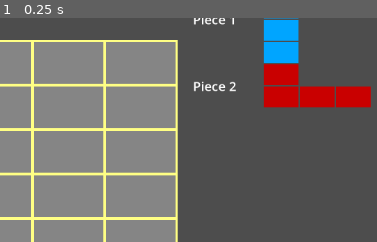
Above: before the commit, frame 1.
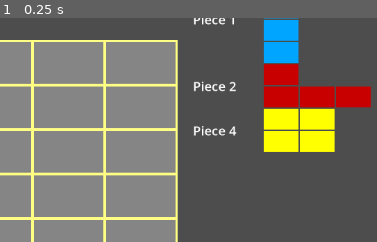
Above: after the commit, the same moment.

Repository: AlexanderHarrison/trillionaire
Game: Godot game, scene res://root.tscn
Same seed, same stepped clock (60 frames per second), same inputs: the game is played once before the commit and once after it.
Inputs:
- Up to frame 1 (0.25 s): no input
The pictures show only the part of the screen within x 50-100%, y 34-84%; the shares and areas given below are measured in that part.

The runs differ from the first frame. In frame 1, 3.7% of the frame differs, in the area x 51-89%, y 40-60%.
Error in both runs: Attempt to call function 'call_on_date_update' in base 'null instance' on a null instance. (res://free_hour.gd:21)

Commit message:
Added new piece, fixed incorrect rendering over month transition

Diff:
--- a/free_hour.gd
+++ b/free_hour.gd
@@ -34,10 +34,11 @@
 	if month != old_month:
 		old_month = month
 		if (idx + date_counter) % 7 == 0:
-			set_color(new_week_color)
+			reset_color = new_week_color
 		else:
-			set_color(default_color)
-		reset_color = color
+			reset_color = default_color
+		if get_color() == new_week_color or get_color() == default_color:
+			set_color(reset_color)
 
 func set_full(new_color):
 	set_color(new_color)
--- a/piece_list.tscn
+++ b/piece_list.tscn
@@ -62,3 +62,11 @@
 color = Color(0.592157, 0.00392157, 0.85098, 1)
 money_loss = 4123
 research_level = 5
+
+[node name="piece4" parent="VBoxContainer" instance=ExtResource("1_k4c1u")]
+layout_mode = 2
+piece_name = "Piece 4"
+arr = Array[bool]([true, true, true, true])
+width = 2
+color = Color(1, 1, 0, 1)
+money_loss = 1665
